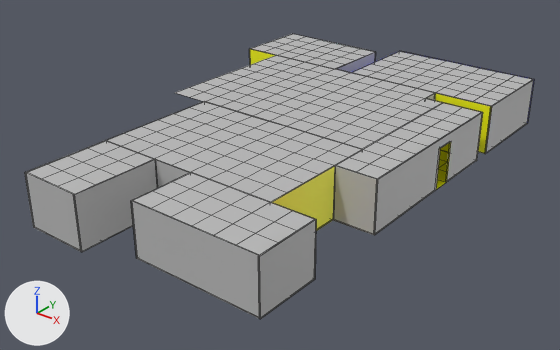
One commit to the FBX model Assets/My_assets/My_geometries/house_v001.fbx: the scene before it, then after it.
The view is the same before and after, from a 50 mm lens placed at (21.7, -28.1, 15.5), pointed at (1.0, -2.2, -0.5). The lights are fixed; the arrows at lower left show +X, +Y and +Z. Mesh edges are drawn as thin lines. Where no turn or scale is listed for an object, it has been applied to the vertices.

Script lines for the objects in view, before the commit:
```python
me_mesh = bpy.data.meshes.new('Mesh')
me_mesh.from_pydata(...)  # 304 vertices, 253 faces; spans x -7.0..8.0, y -13.0..10.0, z 0.0
# faces by material slot: [54, 16, 89, 24, 40, 18, 12]
me_mesh.materials.append(mat_floor_bedroom)  # red #ff0000
me_mesh.materials.append(mat_lambert2)  # grey #bcbcbc
me_mesh.materials.append(mat_floor_main)  # yellow #ffff00
me_mesh.materials.append(mat_floor_bathroomsmall)  # cyan #00ffff
me_mesh.materials.append(mat_floor_kitchen)  # blue #0000ff
me_mesh.materials.append(mat_floor_bathroommain)  # pink #ff00ff
me_mesh.materials.append(mat_floor_wardrove)  # green #00ff00
me_mesh_001 = bpy.data.meshes.new('Mesh.001')
me_mesh_001.from_pydata(...)  # 304 vertices, 253 faces; spans x -7.0..8.0, y -13.0..10.0, z 0.0
me_mesh_001.materials.append(mat_celining_mat)  # grey #bcbcbc
me_mesh_021 = bpy.data.meshes.new('Mesh.021')
me_mesh_021.from_pydata(...)  # 28 vertices, 18 faces; spans x -7.5..7.5, y 0.0, z -1.2..1.3
# faces by material slot: [8, 8, 1, 1]
me_mesh_021.materials.append(mat_lambert2)  # grey #bcbcbc
me_mesh_021.materials.append(mat_wall_main)  # yellow #ffff00
me_mesh_021.materials.append(mat_wall_bathroomsmall)  # cyan #00ffff
me_mesh_021.materials.append(mat_wall_kitchen)  # blue #0000ff
ob_ceiling = bpy.data.objects.new('ceiling', me_mesh_001)
ob_ceiling.location = (0.0, 0.0, 2.45)
ob_floor = bpy.data.objects.new('floor', me_mesh)
ob_floor.location = (0.0, 0.0, 0.0)
ob_wall29 = bpy.data.objects.new('wall29', me_mesh_021)
ob_wall29.location = (0.5, 5.02, 1.17)
# also in view: 'wall23' at (5.0, -12.0, 1.2); 'wall05' at (8.0, -0.5, 1.2); 'wall27' at (2.5, -9.0, 1.2); 'wall26' at (0.0, -11.0, 1.2); 'wall11' at (8.0, 7.5, 1.2)
```
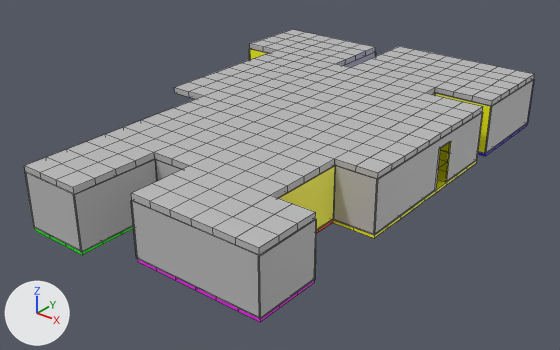
Commit message: House update

Patch to the scene script:
```diff
--- a/Assets/My_assets/My_geometries/house_v001.fbx.py
+++ b/Assets/My_assets/My_geometries/house_v001.fbx.py
@@ me_mesh @@
 # used by ob_floor; location = (0.0, 0.0, 0.0)
-me_mesh.from_pydata(...)  # 304 vertices, 253 faces; spans x -7.0..8.0, y -13.0..10.0, z 0.0
+me_mesh.from_pydata(...)  # 608 vertices, 606 faces; spans x -7.0..8.0, y -13.0..10.0, z -0.2..0.0
+# me_mesh part 2: 304 vertices added at x -7.0..8.0, y -13.0..10.0, z -0.2
 me_mesh.materials.append(mat_floor_bedroom)
@@ me_mesh_001 @@
 # used by ob_ceiling; location = (0.0, 0.0, 2.45)
-me_mesh_001.from_pydata(...)  # 304 vertices, 253 faces; spans x -7.0..8.0, y -13.0..10.0, z 0.0
+me_mesh_001.from_pydata(...)  # 608 vertices, 606 faces; spans x -7.0..8.0, y -13.0..10.0, z 0.0..0.3
+# me_mesh_001 part 1: 304 vertices added at x -7.0..8.0, y -13.0..10.0, z 0.3
 me_mesh_001.materials.append(mat_celining_mat)
```

Changed parts and their boxes [x1, y1, x2, y2] in the pictures (560 x 350 px):
'ceiling', reshaped: before [26, 34, 533, 255]; after [24, 29, 534, 255]
'floor', reshaped: before [436, 150, 449, 190]; after [34, 124, 527, 322]
part 1 of me_mesh_001, added: after [24, 29, 534, 255]
part 2 of me_mesh, added: after [34, 124, 527, 322]
